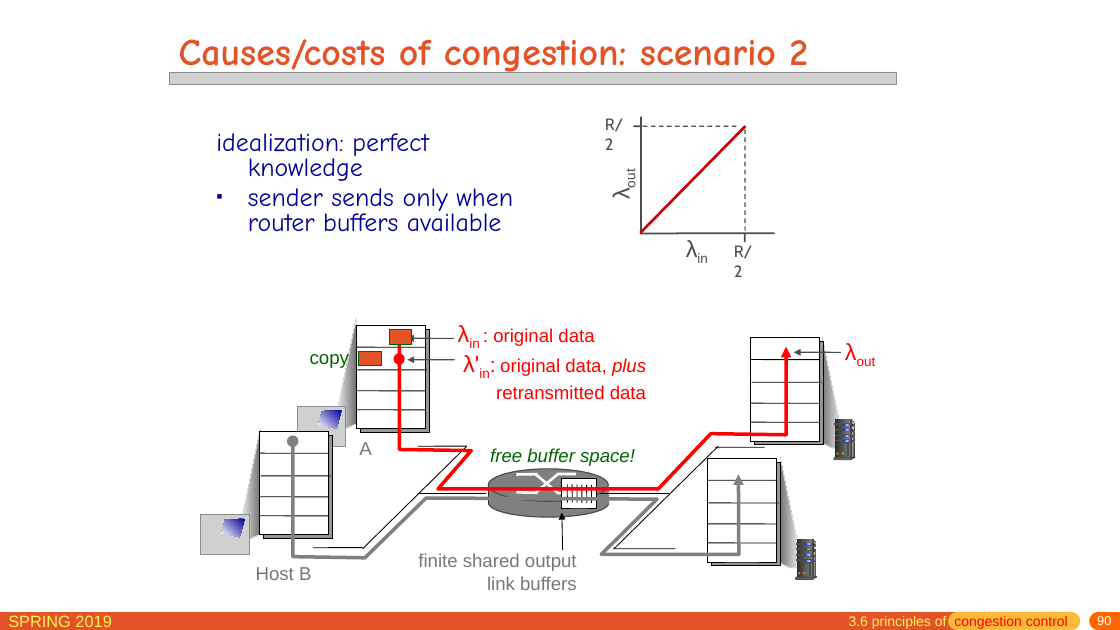
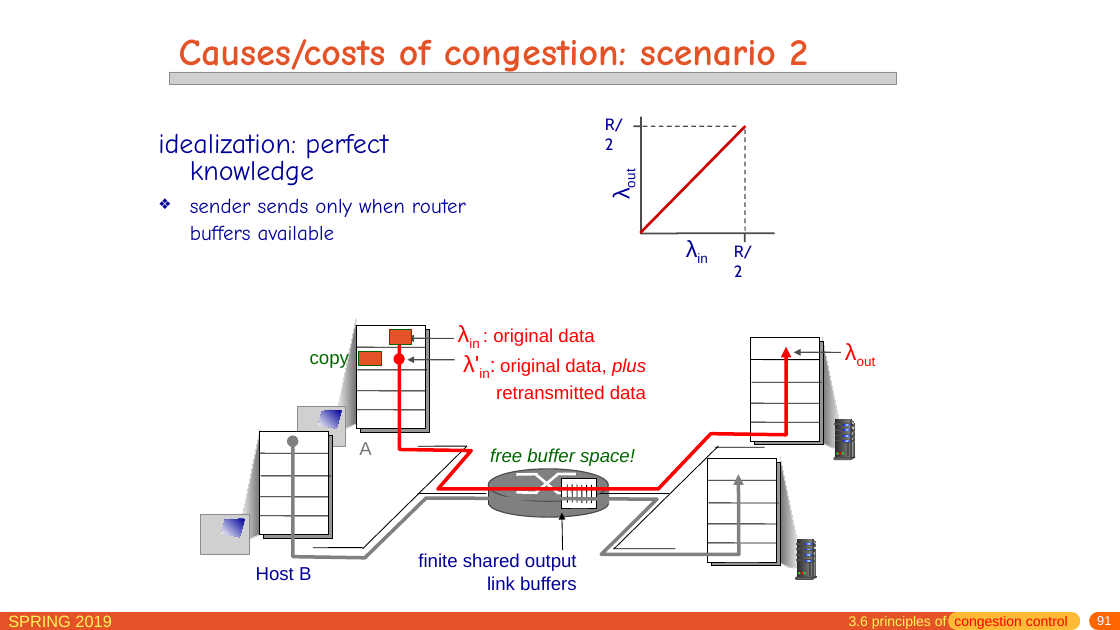
Before and after one commit to jichenghu/PPT_networkDistributed, a slide deck: slide 91 of chapter3.pptx (slide 90 before the commit). Drawn at 1120x630 pixels with LibreOffice and Linux fonts; fonts in the diff are those of the drawing; grey boxes stand for pictures. Boxes give left, top, right and bottom in pixels: in the first picture for what was removed or moved away, otherwise in the second. Text is boxed around its words. In the diff, an @@ line names an element or a change of style, - is before the commit and + after.

```diff
--- a/chapter3.pptx
+++ b/chapter3.pptx
@@ text "idealization: perfect knowledge" moved from (x1=216, y1=133, x2=513, y2=232) to (x1=158, y1=134, x2=466, y2=241) @@
@@ text "idealization: perfect knowledge" at (x1=158, y1=134, x2=466, y2=241): size 22.2 to 24 pt in "idealization: perfect knowledge"; size 22.2 to 18 pt in "sender sends only when router buffers available"; bullet ▪ to ❖; line spacing 0.8 to 1.1 @@
@@ text colour #4C4C4C to #000099 in 4 elements at (x1=605, y1=118, x2=624, y2=150), (x1=734, y1=245, x2=753, y2=277), (x1=602, y1=156, x2=639, y2=208), (x1=678, y1=230, x2=720, y2=267) @@
@@ text "Host B" at (x1=256, y1=567, x2=311, y2=580): text colour #777777 to #000099 @@
@@ text "finite shared output link buffers" at (x1=418, y1=553, x2=577, y2=590): text colour #777777 to #000099 @@
@@ page number at (x1=1097, y1=616, x2=1111, y2=625): text changed @@
-90
+91
```
Also in this commit, not shown: 45 other slides changed, 1 slide added.
